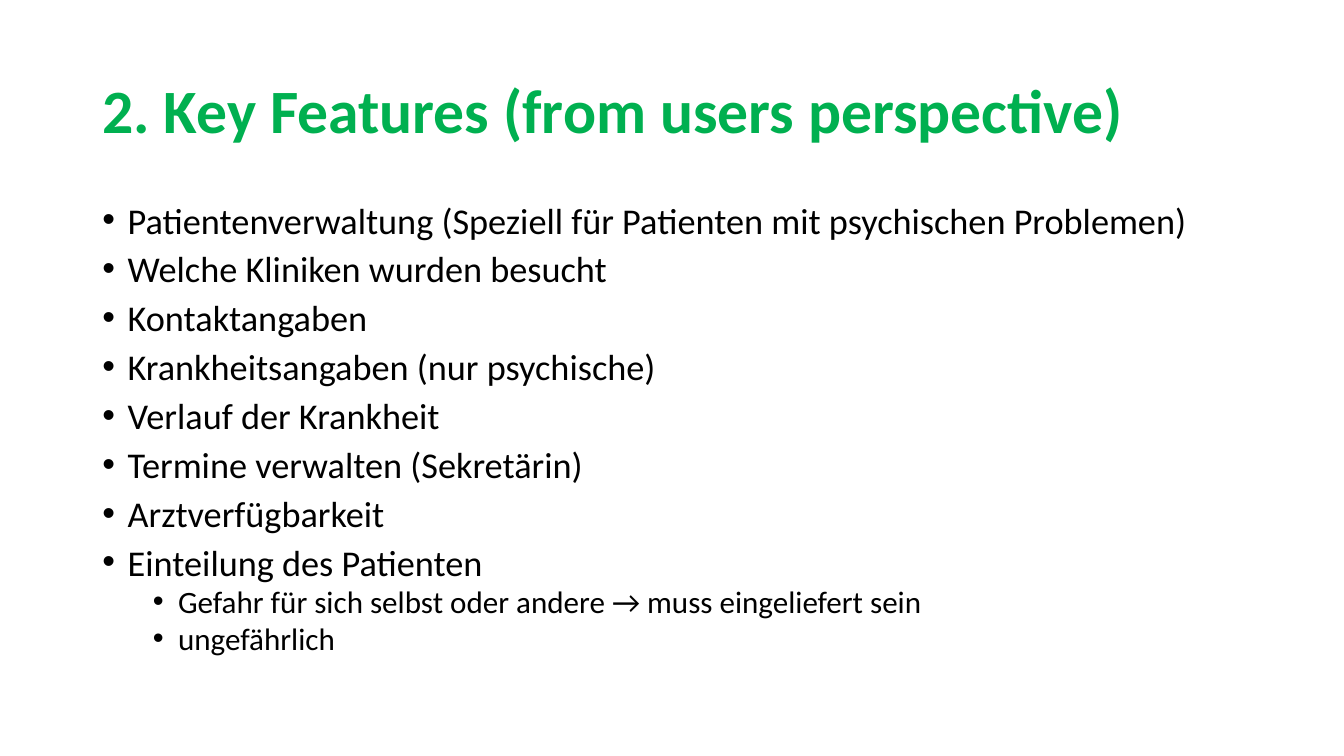
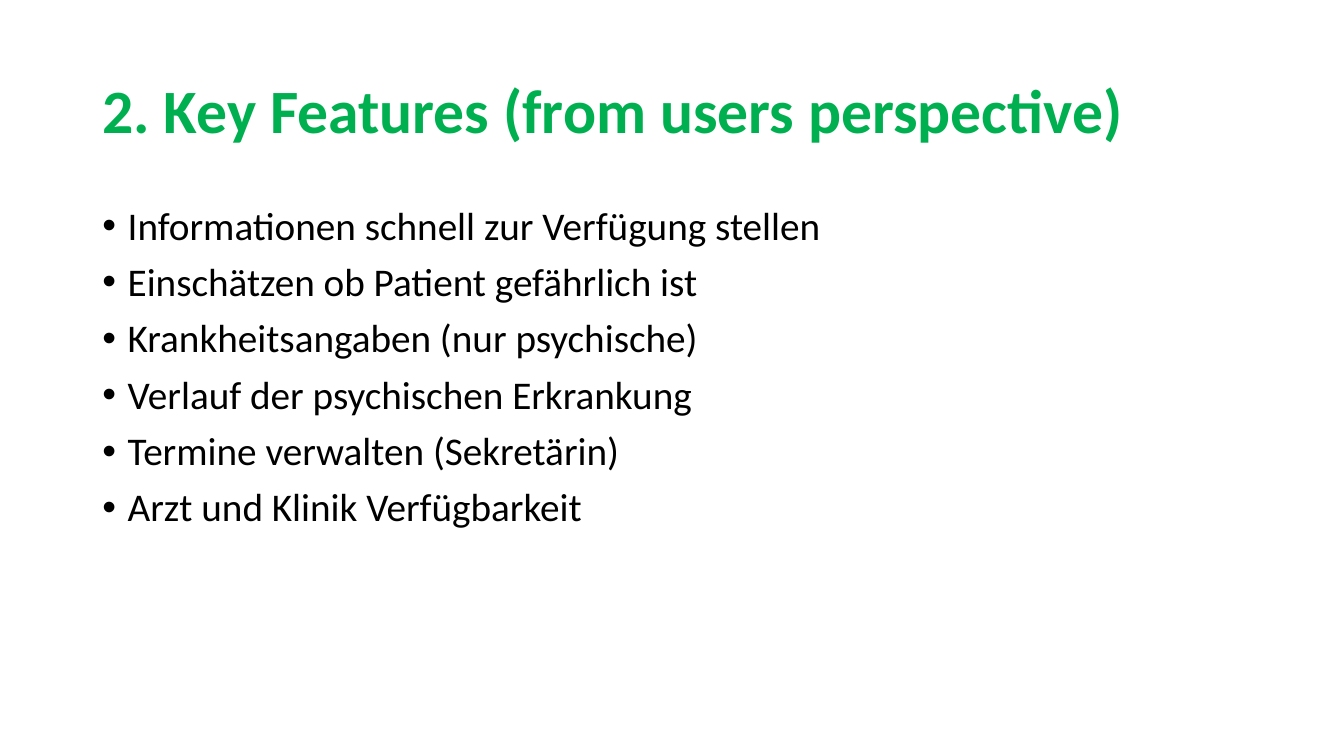
Before and after one commit to sarahmele/ch.bfh.btx8081.w2015.green, a slide deck: slide 4 of doc/task01/Task1.pptx. Drawn at 1344x756 pixels with LibreOffice and Linux fonts; fonts in the diff are those of the drawing. Boxes give left, top, right and bottom in pixels: in the first picture for what was removed or moved away, otherwise in the second. Text is boxed around its words. In the diff, an @@ line names an element or a change of style, - is before the commit and + after.

Commit message:
Änderung der Key features

```diff
--- a/doc/task01/Task1.pptx
+++ b/doc/task01/Task1.pptx
@@ text at box(128, 212, 820, 303): text changed; size 25.9 to 28 pt @@
-• Patientenverwaltung (Speziell für Patienten mit psychischen Problemen)
-• Welche Kliniken wurden besucht
-• Kontaktangaben
+• Informationen schnell zur Verfügung stellen
+• Einschätzen ob Patient gefährlich ist
@@ text at box(128, 323, 698, 471): size 25.9 to 28 pt in "Krankheitsangaben (nur psychische)", "Termine verwalten (Sekretärin)"; line spacing 0.8 to 0.9 @@
@@ text at box(128, 381, 691, 416): text changed; size 25.9 to 28 pt @@
-• Verlauf der Krankheit
+• Verlauf der psychischen Erkrankung
@@ text at box(128, 493, 581, 528): text changed; size 22.2 to 28 pt @@
-• Arztverfügbarkeit
-• Einteilung des Patienten
-  • Gefahr für sich selbst oder andere → muss eingeliefert sein
-  • ungefährlich
+• Arzt und Klinik Verfügbarkeit
```
